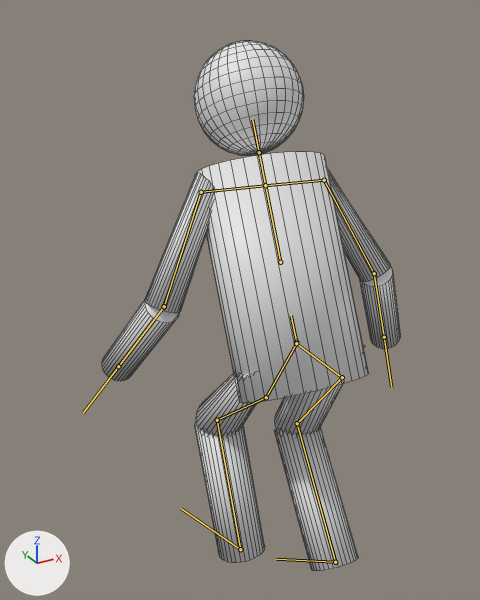
The FBX model Content/Resources/Character02.fbx: old version first, new version second.
Both versions are drawn from a 50 mm camera at (-0.47, -0.69, 0.801) aimed at (-0.026, 0.118, 0.397). Every picture has the same lights, and +X, +Y and +Z are marked at lower left. Both versions are drawn at frame 12 of the action 'Character|land'; the numbers are the values there. The bones that bend it are drawn over the model as lines. Mesh edges are drawn as thin lines.
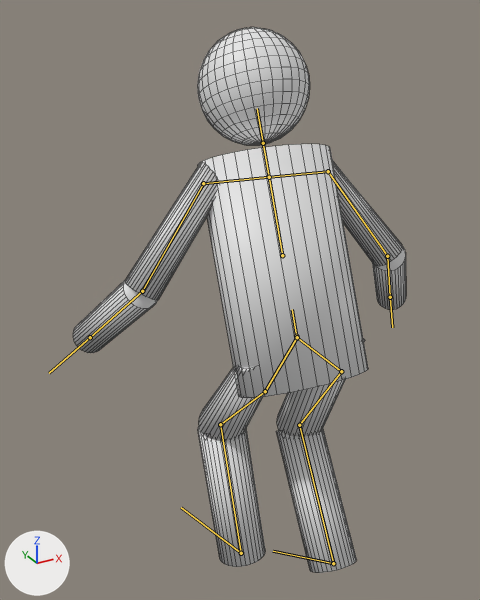
What differs and where, as boxes (x1, y1, x2, y2) in the pictures (480 x 600 px):
'mesh', posed (12% wider)
    before: (102, 41, 400, 571)
    after: (73, 27, 406, 573)
bone 'spine01', root to tip
    before: (296, 342) to (291, 315)
    after: (296, 336) to (292, 309)
bone 'upperarm_l', root to tip
    before: (201, 192) to (164, 306)
    after: (203, 183) to (142, 291)
bone 'lowerarm_l', root to tip
    before: (164, 306) to (118, 366)
    after: (142, 291) to (90, 337)
bone 'upperarm_r', root to tip
    before: (324, 180) to (374, 273)
    after: (328, 171) to (387, 256)
bone 'lowerarm_r', root to tip
    before: (374, 273) to (384, 337)
    after: (387, 256) to (390, 297)
bone 'thigh_l', root to tip
    before: (266, 397) to (217, 420)
    after: (265, 391) to (220, 424)
bone 'calf_l', root to tip
    before: (217, 420) to (240, 549)
    after: (220, 424) to (241, 553)
bone 'thigh_r', root to tip
    before: (342, 377) to (297, 423)
    after: (341, 371) to (299, 425)
bone 'calf_r', root to tip
    before: (297, 423) to (335, 562)
    after: (299, 425) to (333, 563)

The change in detail:
Bone 'spine01' (bone_spine01) moves from (0.0, -0.86, 0.0) to (0.0, -0.76, 0.0).
Bone 'spine01' (bone_spine01) turns from (-27, -1, -2) to (-24, -1, -2) degrees about its own x, y and z.
Bone 'upperarm_l' (bone_upperarm_l) turns from (-25, 17, 60) to (-24, 15, 49) degrees about its own x, y and z.
Bone 'lowerarm_l' (bone_lowerarm_l) turns from (-43, -31, 9) to (-49, -27, 10) degrees about its own x, y and z.
Bone 'upperarm_r' (bone_upperarm_r) turns from (-7, 3, -65) to (-6, 3, -56) degrees about its own x, y and z.
Bone 'lowerarm_r' (bone_lowerarm_r) turns from (-36, 16, -2) to (-45, 16, -1) degrees about its own x, y and z.
Bone 'thigh_l' (bone_thigh_l) turns from (2, -5, -77) to (2, -4, -69) degrees about its own x, y and z.
Bone 'calf_l' (bone_calf_l) turns from (0, 0, 68) to (0, 0, 61) degrees about its own x, y and z.
Bone 'thigh_r' (bone_thigh_r) turns from (-1, 0, 64) to (0, 0, 57) degrees about its own x, y and z.
Bone 'calf_r' (bone_calf_r) turns from (-2, 1, -76) to (-2, 1, -68) degrees about its own x, y and z.
